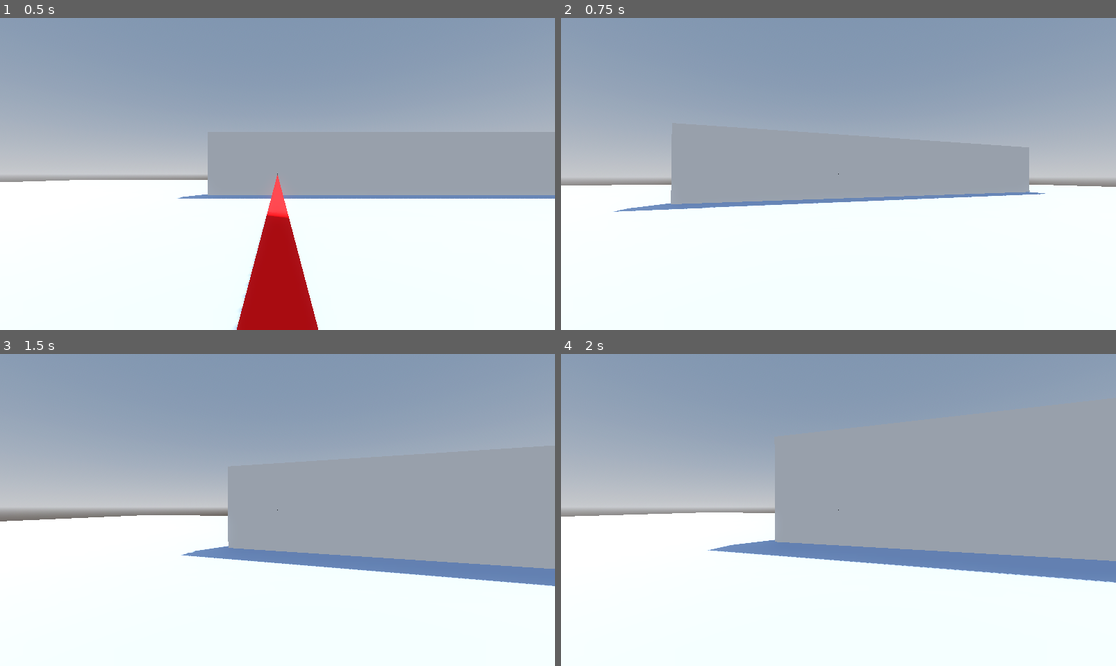
Above: before the commit, frames 1-4 (two rows, left to right).
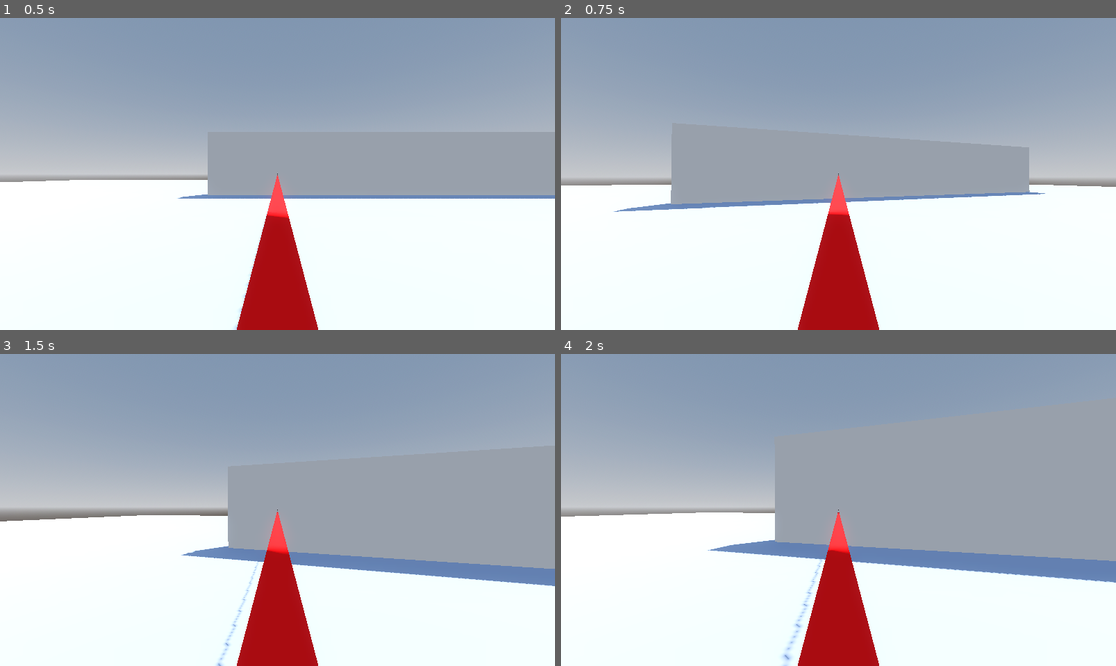
Above: after the commit, the same moments.

Repository: Thorneel/RealTimeAutostereogram
Game: Godot game, scene res://Scenes/TestEnvironment/test_environment.tscn
Two runs of this game, one before a commit and one after it. Both use one fixed random seed, a clock stepped at 60 frames per second and the inputs below.
Inputs (mouse positions are in pixels of both pictures, inside the frame that each line leads up to):
- Up to frame 1 (0.5 s): no input
- Up to frame 2 (0.75 s): tap Enter (toggle_screen_in_autostereogram) at 0.5 s; move the mouse to (866, 174) at 0.52 s; hold W (forwards) from 0.53 s (still down); click (866, 174) at 0.6 s
- Up to frame 3 (1.5 s): keep holding W (forwards); tap Space (jump) at 0.77 s; tap Q (laser, bound only after the commit) at 0.8, 1.35 s; move the mouse to (249, 510) at 1.27 s
- Up to frame 4 (2 s): keep holding W (forwards); tap Space (jump) at 1.52 s; tap E (use, bound only after the commit) at 1.55 s

Frame 1 is identical in both runs. In frame 2, 3.7% of the frame differs, in the area x 42-58%, y 50-100%; in frame 3, 3.8%; in frame 4, 3.9%, in the area x 39-58%, y 50-100%.

Commit message:
Changed player beam to a new keybind, added a few more player commands for later use

Diff:
--- a/Scenes/Player/player.gd
+++ b/Scenes/Player/player.gd
@@ -41,7 +41,16 @@
 		proj_mesh.toggle_screen()
 
 	if Input.is_action_just_pressed("shoot"):
-		shoot_beam_mesh.visible = !shoot_beam_mesh.visible;
+		start_shooting()
+
+	if Input.is_action_just_released("shoot"):
+		stop_shooting()
+
+	if Input.is_action_just_pressed("laser"):
+		toggle_laser()
+
+	if Input.is_action_just_pressed("use"):
+		use()
 
 
 func _physics_process(delta):
@@ -65,3 +74,19 @@
 		velocity.z = move_toward(velocity.z, 0, SPEED)
 
 	move_and_slide()
+
+
+func start_shooting():
+	pass
+
+
+func stop_shooting():
+	pass
+
+
+func toggle_laser():
+	shoot_beam_mesh.visible = !shoot_beam_mesh.visible;
+
+
+func use():
+	pass
--- a/project.godot
+++ b/project.godot
@@ -71,3 +71,13 @@
 "events": [Object(InputEventKey,"resource_local_to_scene":false,"resource_name":"","device":-1,"window_id":0,"alt_press …(182 unchanged characters)…
 ]
 }
+laser={
+"deadzone": 0.5,
+"events": [Object(InputEventKey,"resource_local_to_scene":false,"resource_name":"","device":-1,"window_id":0,"alt_pressed":false,"shift_pressed":false,"ctrl_pressed":false,"meta_pressed":false,"pressed":false,"keycode":0,"physical_keycode":81,"key_label":0,"unicode":97,"echo":false,"script":null)
+]
+}
+use={
+"deadzone": 0.5,
+"events": [Object(InputEventKey,"resource_local_to_scene":false,"resource_name":"","device":-1,"window_id":0,"alt_pressed":false,"shift_pressed":false,"ctrl_pressed":false,"meta_pressed":false,"pressed":false,"keycode":0,"physical_keycode":69,"key_label":0,"unicode":101,"echo":false,"script":null)
+]
+}
